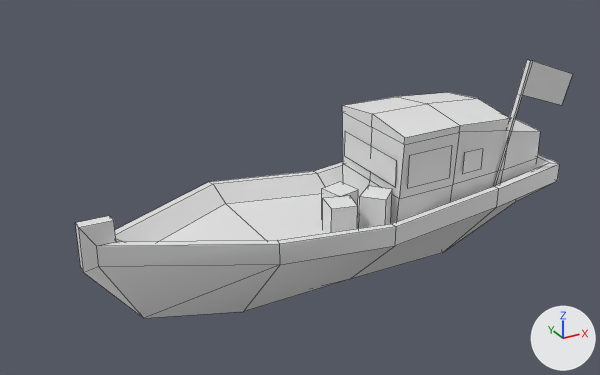
Renders of the FBX model URP Quang Binh v2/Assets/Assets/Meshes/Boats/SM_Boat_01.fbx from each side of a commit.
Camera for both pictures: a 50 mm lens placed at (-4.74, -5.84, 3.98), pointed at (-1.63, -0.18, 1.15). The axes (+X, +Y, +Z) are drawn at lower right. The lights are the same throughout. The first picture is the older version. Mesh edges are drawn as thin lines. Objects named as collision shapes, trigger or cutter boxes, shadow casters or lower levels of detail are left out. Where no turn or scale is listed for an object, it has been applied to the vertices.

The first picture shows 'SM_Boat_01_LOD0'.
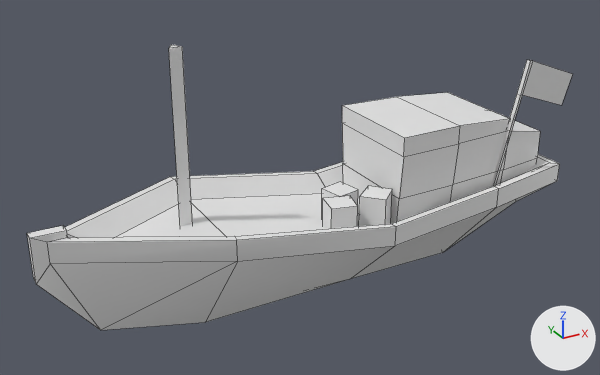
The newer file is also turned or shifted as a whole; pictures and numbers use the older file's frame.

Changed parts and their boxes (x1, y1, x2, y2) in the pictures (600 x 375 px; the box of a moved part takes in the faces that stretch with it):
'SM_Boat_01_LOD0', reshaped (10% wider, 10% taller)
    before: (75, 60, 573, 318)
    after: (27, 45, 573, 330)
part 1 of me_cube_006, deleted
    before: (463, 149, 483, 174)
part 2 of me_cube_006, deleted
    before: (344, 131, 396, 187)
part 3 of me_cube_006, deleted
    before: (407, 145, 452, 188)
part 4 of me_cube_006, moved or reshaped
    before: (75, 171, 396, 318)
    after: (27, 45, 396, 330)
part 5 of me_cube_006, cut back
    both: (342, 92, 539, 223)

The edits, one by one:
me_cube_006 is used by ob_sm_boat_01_lod0; location (0.0, 0.0, 0.0).
me_cube_006 had 145 vertices, 116 faces and spanned x -3.51..0.87, y -0.86..0.5, z 0.11..2.12.
me_cube_006 now has 121 vertices, 106 faces and spans x -3.87..0.87, y -0.86..0.5, z 0.11..2.47.
me_cube_006 part 1: the loose piece of 4 vertices spanning x -0.26..-0.05, y -0.64..-0.63, z 1.16..1.37 is deleted.
me_cube_006 part 2: the loose piece of 4 vertices spanning x -0.93, y -0.58..0.23, z 1.16..1.41 is deleted.
me_cube_006 part 3: the loose piece of 4 vertices spanning x -0.86..-0.4, y -0.66..-0.64, z 1.16..1.46 is deleted.
Part 4, on me_cube_006:
9 vertices in x -3.4..-2.16, y -0.79..0.44, z 0.88..1.06 move by (-0.35, 0.0, 0.12).
8 vertices in x -3.51..-2.2, y -0.22..-0.13, z 0.12..1.24 move by (-0.36, 0.0, 0.0).
6 vertices in x -2.17..-2.1, y -0.86..0.5, z 0.88..1.06 move by (-0.36, 0.0, 0.12).
2 vertices move from x -3.25, y -0.23..-0.13, z 1.24 to x -3.6, y -0.23..-0.13, z 1.24.
6 vertices are added at (-2.65, -0.06, 0.91), (-2.6, -0.15, 0.91), (-2.7, -0.15, 0.91), (-2.65, -0.06, 2.47), (-2.6, -0.15, 2.47), (-2.7, -0.15, 2.47).
4 new faces join them.
Part 5, on me_cube_006:
10 vertices are removed from x -0.92..0.73, y -0.18, z 0.77..1.69.
18 faces are deleted.
4 vertices in x -0.92..-0.33, y -0.66..0.31, z 1.57 move by (0.0, 0.0, -0.11).
9 new faces join them.
Other edits to the shape of me_cube_006 do not show in these pictures.
